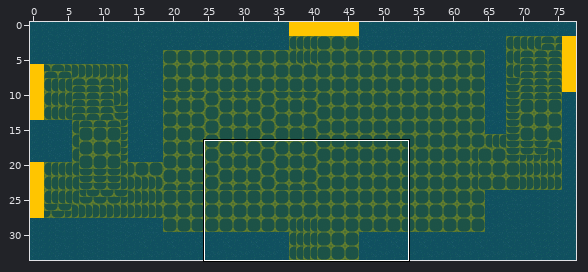
Two states of a Tiled map (JSON), public/assets/tilemaps/lobby.json. Above: a wide view before the commit, with the close-up outlined.
Close-up. First the earlier version:
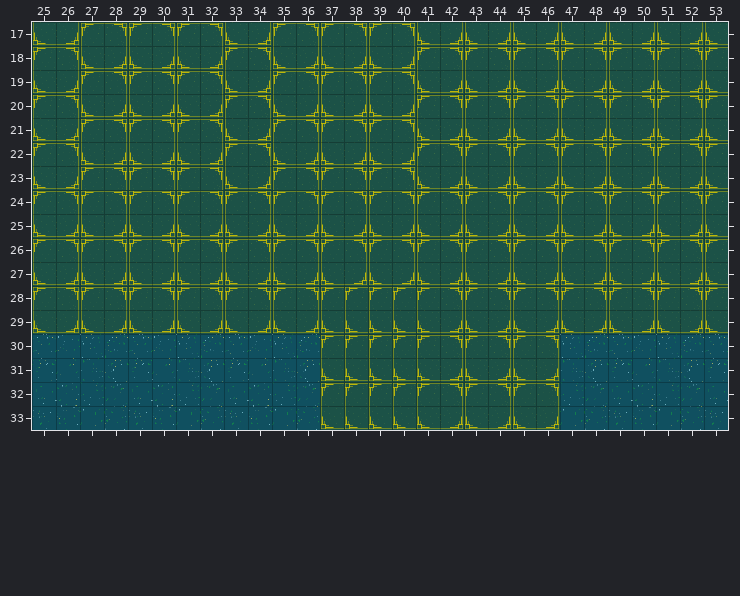
Cells are 32x32 px. Shown: x 25..53, y 17..33. The commit also changed other parts of the map, which this record leaves out.
After the commit:
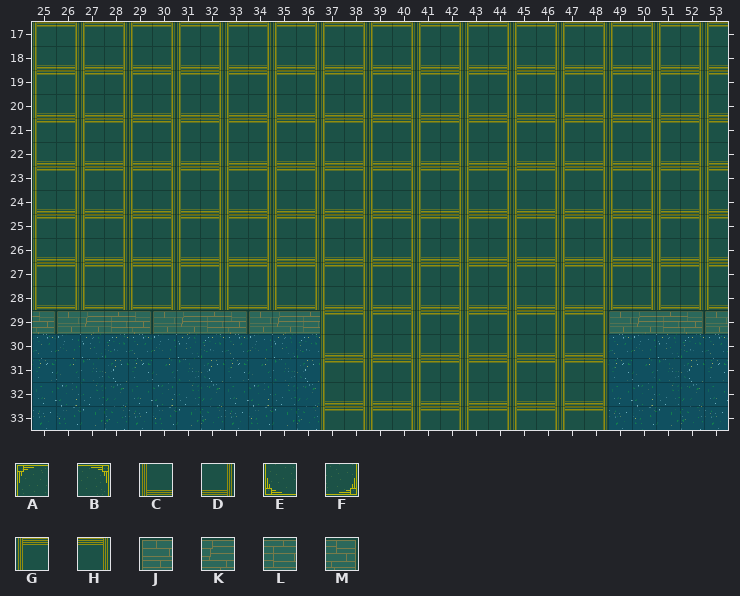
Key: from "floor": A 0, B 1, C 4, D 5, E 12, F 13, G 16, H 17; from "wall": J 0, K 1, L 2, M 3.
_ is an empty cell, # one hidden under a higher layer.
Tiles replaced or removed in this view: A, B, E, F.
The edit:
Changed rows in their new state; . is an unchanged cell.
Layer "floor":
first column x 25:
17 GHGHGHGHGHGHGHGHGHGHGHGHGHGHG
18 CDCDCDCDCDCDCDCDCDCDCDCDCDCDC
19 GHGHGHGHGHGHGHGHGHGHGHGHGHGHG
20 CDCDCDCDCDCDCDCDCDCDCDCDCDCDC
21 GHGHGHGHGHGHGHGHGHGHGHGHGHGHG
22 CDCDCDCDCDCDCDCDCDCDCDCDCDCDC
23 GHGHGHGHGHGHGHGHGHGHGHGHGHGHG
24 CDCDCDCDCDCDCDCDCDCDCDCDCDCDC
25 GHGHGHGHGHGHGHGHGHGHGHGHGHGHG
26 CDCDCDCDCDCDCDCDCDCDCDCDCDCDC
27 GHGHGHGHGHGHGHGHGHGHGHGHGHGHG
28 CDCDCDCDCDCDCDCDCDCDCDCDCDCDC
29 ############GHGHGHGHGHGH#####
30 ............CDCDCDCDCDCD.....
31 ............GHGHGHGHGHGH.....
32 ............CDCDCDCDCDCD.....
33 ............GHGHGHGHGHGH.....
Layer "wall":
first column x 25:
29 MJKLMJKLMJKL............JKLMJ
